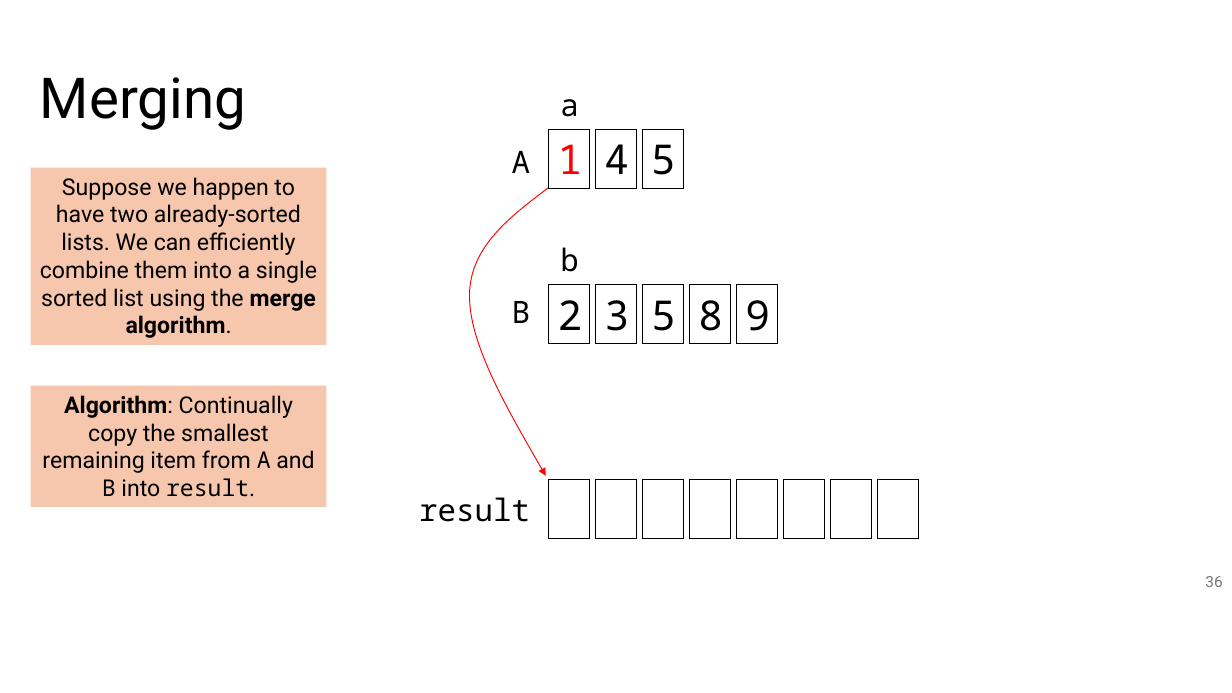
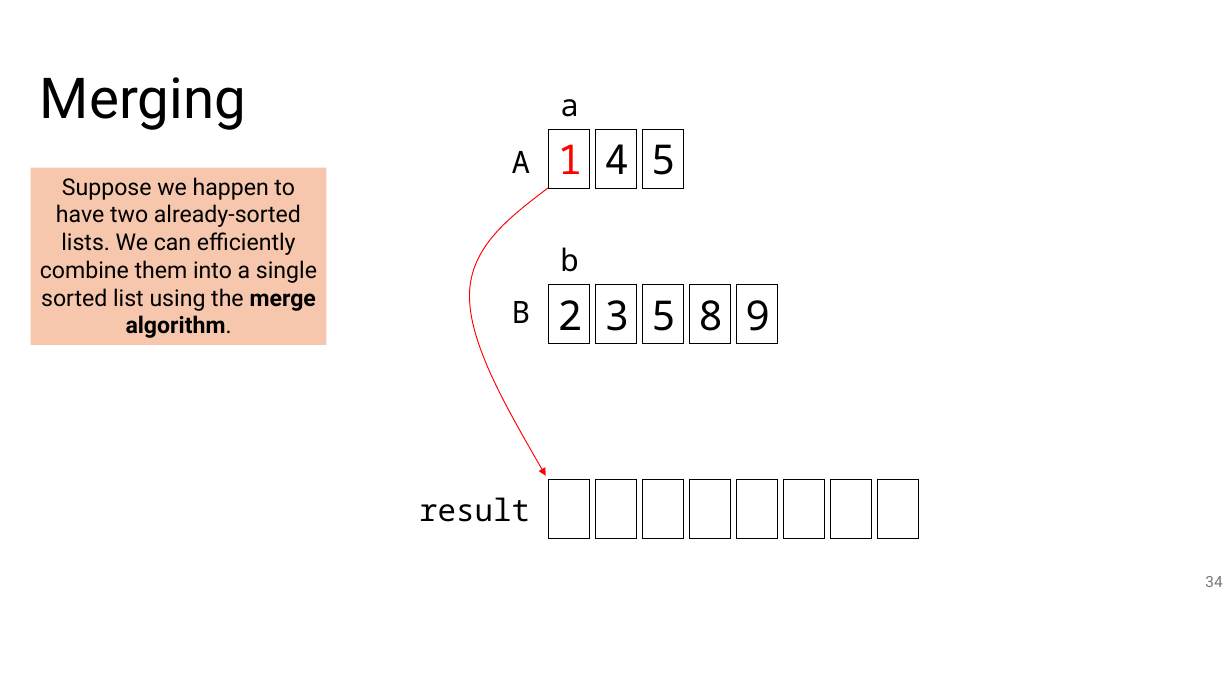
Before and after one commit to tjd1234/cmpt120fall2024, a slide deck: slide 34 of lecture_notes/chapter_algorithms/alg3_sorting/sorting.pptx (slide 36 before the commit). Drawn at 1232x693 pixels with LibreOffice and Linux fonts; fonts in the diff are those of the drawing. Boxes give left, top, right and bottom in pixels: in the first picture for what was removed or moved away, otherwise in the second. Text is boxed around its words. In the diff, an @@ line names an element or a change of style, - is before the commit and + after.

```diff
--- a/lecture_notes/chapter_algorithms/alg3_sorting/sorting.pptx
+++ b/lecture_notes/chapter_algorithms/alg3_sorting/sorting.pptx
@@ rectangle removed at (x1=30, y1=385, x2=326, y2=506) @@
-Algorithm: Continually copy the smallest remaining item from A and B into result.
@@ page number at (x1=1205, y1=576, x2=1222, y2=587): text changed @@
-36
+34
```
Also in this commit, not shown: 16 other slides changed, 2 slides removed, 1 other file.
